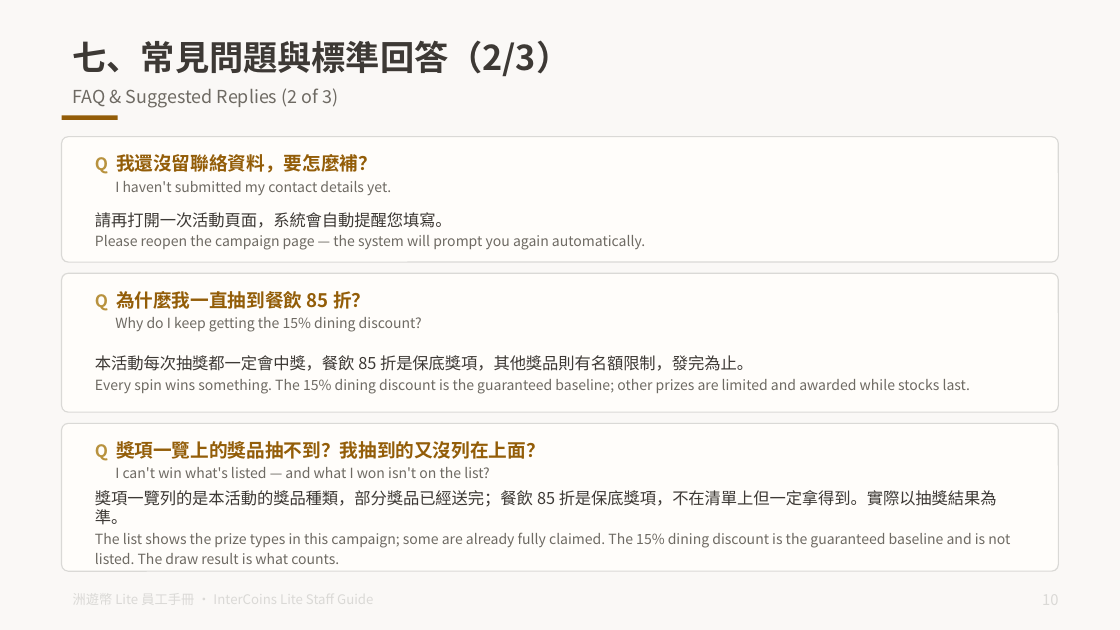
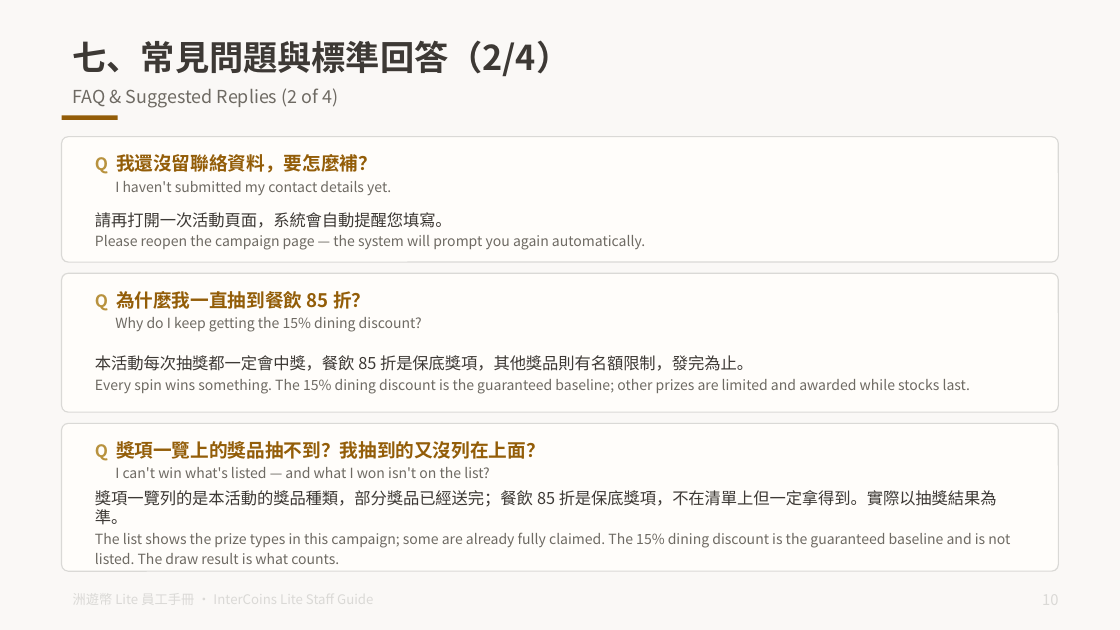
Before and after one commit to tony1229kimo/intercoins-lite, a slide deck: slide 11 of docs/洲遊幣Lite_員工手冊_一般版_雙語.pptx. Drawn at 1120x630 pixels with LibreOffice and Linux fonts; fonts in the diff are those of the drawing. Boxes give left, top, right and bottom in pixels: in the first picture for what was removed or moved away, otherwise in the second. Text is boxed around its words. In the diff, an @@ line names an element or a change of style, - is before the commit and + after.

```diff
--- a/docs/洲遊幣Lite_員工手冊_一般版_雙語.pptx
+++ b/docs/洲遊幣Lite_員工手冊_一般版_雙語.pptx
@@ text at bbox=[73, 40, 571, 76]: text changed @@
-七、常見問題與標準回答（2/3）
+七、常見問題與標準回答（2/4）
@@ text at bbox=[73, 88, 338, 108]: text changed @@
-FAQ & Suggested Replies (2 of 3)
+FAQ & Suggested Replies (2 of 4)
```
Also in this commit, not shown: 5 other slides changed, 1 slide added, 3 other files.
